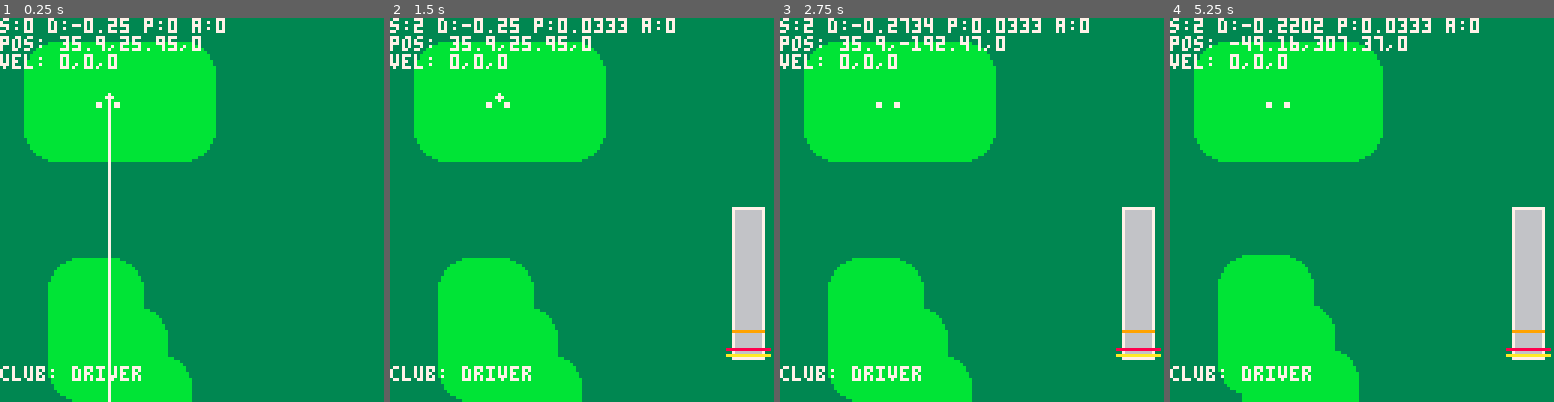
Above: before the commit, frames 1-4 (left to right).
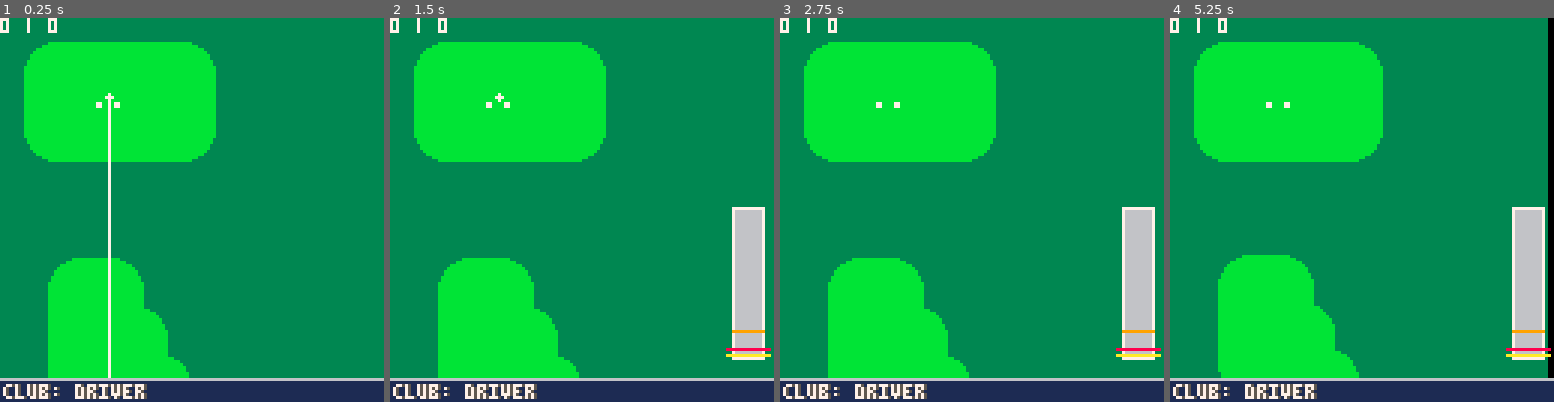
Above: after the commit, the same moments.

Repository: sthilaid/pico-8-carts
Game: PICO-8 cartridge golf.p8
Two runs of this game, one before a commit and one after it. Both use one fixed random seed, a clock stepped at 60 frames per second and the inputs below.
Inputs:
- Up to frame 1 (0.25 s): no input
- Up to frame 2 (1.5 s): tap O (Z key) at 0.33, 0.7, 1.43 s; tap X (X key) at 1.07 s
- Up to frame 3 (2.75 s): hold Left 1.97-2.37 s; tap X (X key) at 2.07, 2.4, 2.73 s; tap O (Z key) at 2.22 s; hold Down from 2.42 s (still down)
- Up to frame 4 (5.25 s): release Down at 2.82 s; hold Right 2.87-3.53 s; tap X (X key) every 0.33 s from 3.07 to 5.07 s; tap O (Z key) at 3.1, 3.98, 4.87 s; hold Up 3.58-4.08 s; hold Right 4.13-4.53 s; hold Down 4.58-5.08 s; hold Left from 5.13 s (still down)

The runs differ from the first frame. In frame 1, 8.5% of the frame differs, in the area x 0-100%, y 0-100%; in frame 2, 8.8%; in frame 3, 8.9%; in frame 4, 10%.

Commit message:
better map zoom pan handling

Diff:
--- a/golf.p8
+++ b/golf.p8
@@ -90,6 +90,7 @@
 -->8
 -- updates
 function _init()
+   pal(14,129)
    set_course(make_course(0,0,16,32,250,500))
    g_state  = state_idle
 end
@@ -205,22 +206,28 @@
 -->8
 -- draw
 function worldToPixel(x,y)
-   local wx,wy = x * g_course.worldPixelRatio * g_zoom_ratio - g_frame_offset_x, y * g_course.worldPixelRatio * g_zoom_ratio - g_frame_offset_y
+   local zoomedPixelRatio = g_course.worldPixelRatio * g_zoom_ratio
+   local wx,wy = x * zoomedPixelRatio - g_frame_offset_x, y * zoomedPixelRatio - g_frame_offset_y
    return wx,wy
 end
 
 function update_frame_offset()
-   local ballPX, ballPY = g_ball_x * g_course.worldPixelRatio * g_zoom_ratio, g_ball_y * g_course.worldPixelRatio * g_zoom_ratio
-   g_frame_offset_x, g_frame_offset_y = 0, max(0, ballPY - 64)
+   local zoomedPixelratio = g_course.worldPixelRatio * g_zoom_ratio
+   local ballPX, ballPY = g_ball_x * zoomedPixelratio, g_ball_y * zoomedPixelratio
+   --g_frame_offset_x, g_frame_offset_y = 0, clamp(0, g_course.h*8-128, ballPY - 64)
+   g_frame_offset_x = clamp(0, max(0,g_course.w*8*g_zoom_ratio - 128), ballPX - 64)
+   g_frame_offset_y = clamp(0, max(0,g_course.h*8*g_zoom_ratio - 128), ballPY - 64)
 end
 
 function drawcourse(course)
    local pixelsPerSprite = 8 * g_zoom_ratio
    local offset_x, offset_y = g_frame_offset_x / pixelsPerSprite, g_frame_offset_y / pixelsPerSprite
-   --local offset_x, offset_y = 0,0
-   for y=0,127 do
-      tline(0,y, 127,y, offset_x, offset_y+y/pixelsPerSprite, 1/pixelsPerSprite, 0)
-   end
+   local width  = min(127, g_course.w * pixelsPerSprite - g_frame_offset_x)
+   local height = min(127, g_course.h * pixelsPerSprite - g_frame_offset_y)
+   for y=0,height do
+      tline(0,y, width,y, offset_x, offset_y+y/pixelsPerSprite, 1/pixelsPerSprite, 0)
+   end
+   print(offset_x.." | "..offset_y)
 end
 
 function drawball()
@@ -264,10 +271,15 @@
 
 function drawdebug()
    color(7)
-   print("s:"..g_state.." d:"..g_aim_angle.." p:"..g_swing_power.." a:"..g_swing_accuracy)
-   print("pos: "..format(g_ball_x)..","..format(g_ball_y)..","..format(g_ball_z))
-   print("vel: "..format(g_ball_vx)..","..format(g_ball_vy)..","..format(g_ball_vz))
-   print("club: "..g_clubs[g_club_index].name,0,116)
+   -- print("s:"..g_state.." d:"..g_aim_angle.." p:"..g_swing_power.." a:"..g_swing_accuracy)
+   -- print("pos: "..format(g_ball_x)..","..format(g_ball_y)..","..format(g_ball_z))
+   -- print("vel: "..format(g_ball_vx)..","..format(g_ball_vy)..","..format(g_ball_vz))
+   line(0,120,127,120,6)
+   rectfill(0,121,127,127,14)
+   color(5)
+   print("club: "..g_clubs[g_club_index].name,2,122)
+   color(7)
+   print("club: "..g_clubs[g_club_index].name,1,122)
 end
 
 -->8
